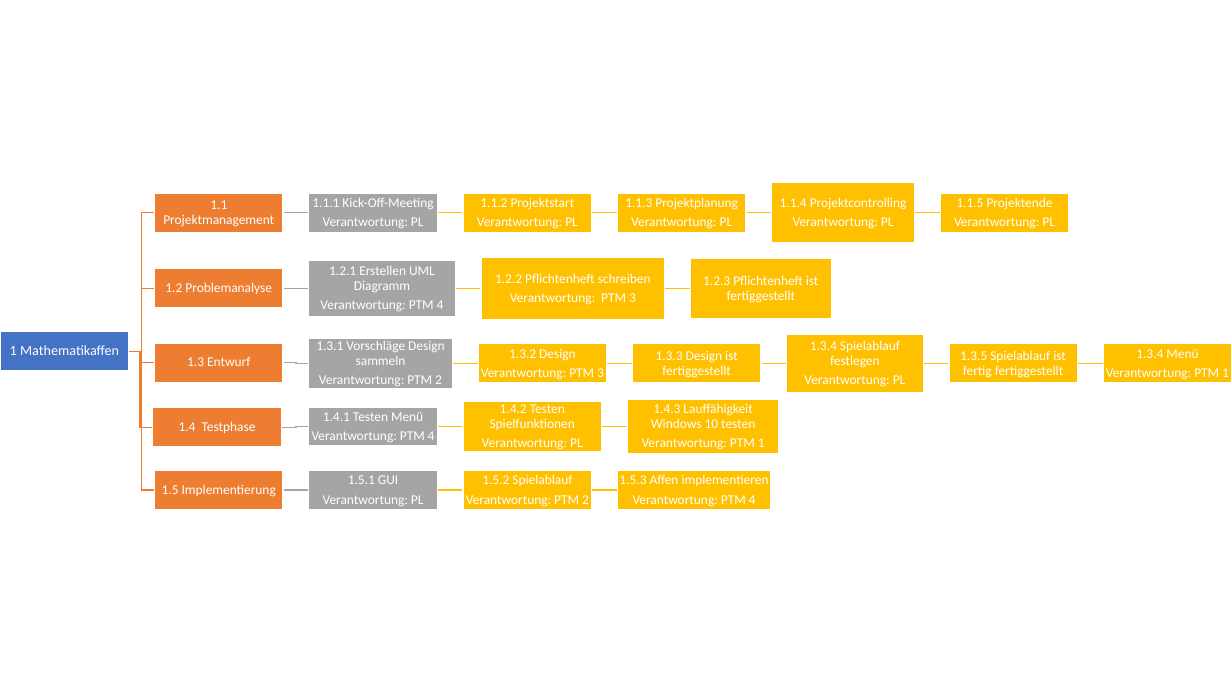
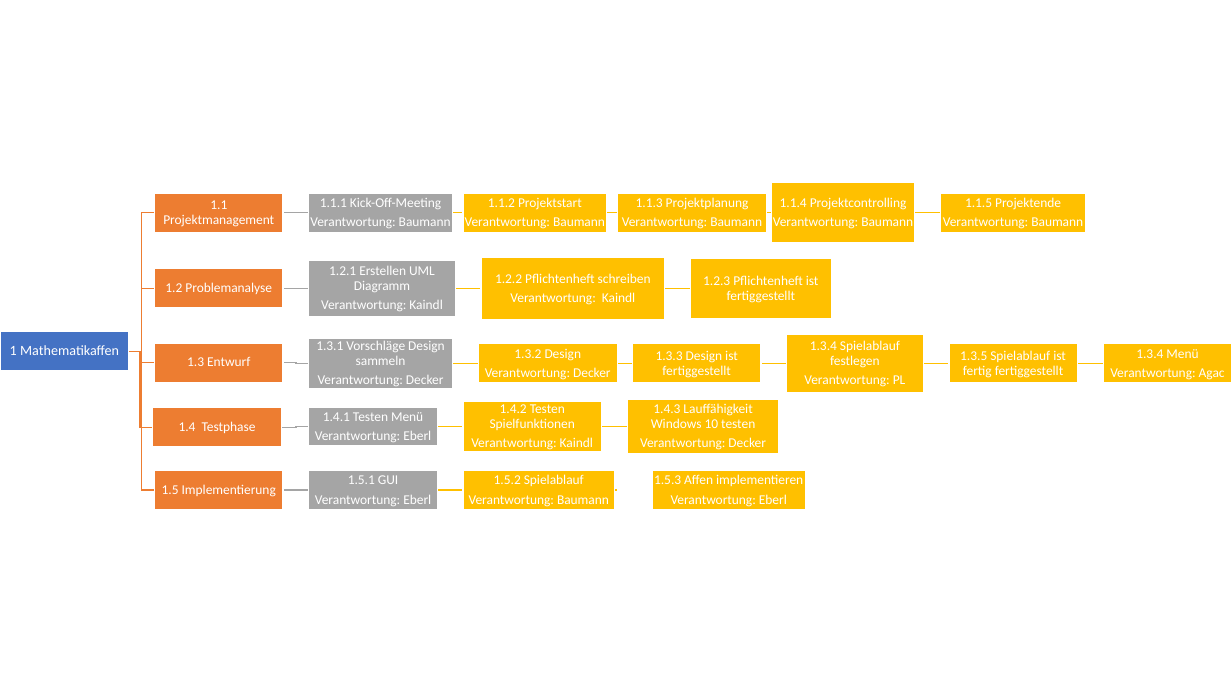
Before and after one commit to MaslEberl/Matheaffen, a slide deck: slide 2 of Projektspezifisch/Mathematikaffen.pptx. Drawn at 1232x693 pixels with LibreOffice and Linux fonts; fonts in the diff are those of the drawing. Boxes give left, top, right and bottom in pixels: in the first picture for what was removed or moved away, otherwise in the second. Text is boxed around its words. In the diff, an @@ line names an element or a change of style, - is before the commit and + after.

```diff
--- a/Projektspezifisch/Mathematikaffen.pptx
+++ b/Projektspezifisch/Mathematikaffen.pptx
@@ freeform shape "1.1.1 Kick-Off-Meeting": place and size @@
-freeform shape "1.1.1 Kick-Off-Meeting" at <box>309,193,437,232</box>
+freeform shape "1.1.1 Kick-Off-Meeting" at <box>309,193,452,232</box>
@@ freeform shape "1.1.2 Projektstart": place and size @@
-freeform shape "1.1.2 Projektstart" at <box>463,193,592,232</box>
+freeform shape "1.1.2 Projektstart" at <box>463,193,606,232</box>
@@ freeform shape "1.1.3 Projektplanung": place and size @@
-freeform shape "1.1.3 Projektplanung" at <box>617,193,746,232</box>
+freeform shape "1.1.3 Projektplanung" at <box>617,193,767,232</box>
@@ freeform shape "1.1.5 Projektende": place and size @@
-freeform shape "1.1.5 Projektende" at <box>941,193,1069,232</box>
+freeform shape "1.1.5 Projektende" at <box>941,193,1087,232</box>
@@ text in freeform shape at <box>310,217,451,228</box>: text changed @@
-Verantwortung: PL
+Verantwortung: Baumann
@@ text in freeform shape at <box>465,217,605,229</box>: text changed @@
-Verantwortung: PL
+Verantwortung: Baumann
@@ text in freeform shape at <box>622,217,762,229</box>: text changed @@
-Verantwortung: PL
+Verantwortung: Baumann
@@ text in freeform shape at <box>773,217,913,229</box>: text changed @@
-Verantwortung: PL
+Verantwortung: Baumann
@@ text in freeform shape at <box>943,217,1083,229</box>: text changed @@
-Verantwortung: PL
+Verantwortung: Baumann
@@ text in freeform shape at <box>510,292,635,305</box>: text changed @@
-Verantwortung: PTM 3
+Verantwortung: Kaindl
@@ text in freeform shape at <box>321,300,442,311</box>: text changed @@
-Verantwortung: PTM 4
+Verantwortung: Kaindl
@@ freeform shape "1.3.2 Design": place and size @@
-freeform shape "1.3.2 Design" at <box>479,344,607,383</box>
+freeform shape "1.3.2 Design" at <box>478,344,617,383</box>
@@ text in freeform shape at <box>318,375,444,386</box>: text changed @@
-Verantwortung: PTM 2
+Verantwortung: Decker
@@ text in freeform shape at <box>485,367,611,380</box>: text changed @@
-Verantwortung: PTM 3
+Verantwortung: Decker
@@ text in freeform shape at <box>1110,368,1225,380</box>: text changed @@
-Verantwortung: PTM 1
+Verantwortung: Agac
@@ text in freeform shape at <box>315,431,431,442</box>: text changed @@
-Verantwortung: PTM 4
+Verantwortung: Eberl
@@ text in freeform shape at <box>471,437,593,450</box>: text changed @@
-Verantwortung: PL
+Verantwortung: Kaindl
@@ text in freeform shape at <box>640,437,766,450</box>: text changed @@
-Verantwortung: PTM 1
+Verantwortung: Decker
@@ freeform shape "1.5.2 Spielablauf": place and size @@
-freeform shape "1.5.2 Spielablauf" at <box>463,470,592,509</box>
+freeform shape "1.5.2 Spielablauf" at <box>463,470,615,509</box>
@@ freeform shape "1.5.3 Affen implementieren": place and size @@
-freeform shape "1.5.3 Affen implementieren" at <box>617,470,771,510</box>
+freeform shape "1.5.3 Affen implementieren" at <box>653,470,806,510</box>
@@ text in freeform shape at <box>315,495,431,506</box>: text changed @@
-Verantwortung: PL
+Verantwortung: Eberl
@@ text in freeform shape at <box>469,495,609,507</box>: text changed @@
-Verantwortung: PTM 2
+Verantwortung: Baumann
@@ text in freeform shape at <box>671,494,787,507</box>: text changed @@
-Verantwortung: PTM 4
+Verantwortung: Eberl
```
Also in this commit, not shown: 2 other files.
